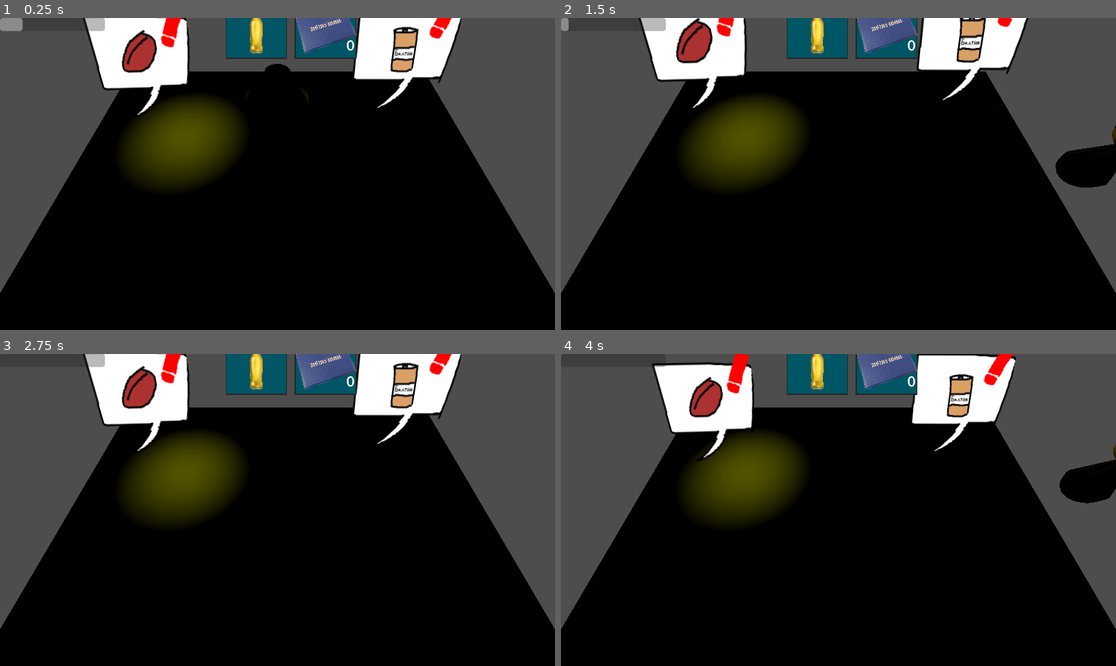
Above: before the commit, frames 1-4 (two rows, left to right).
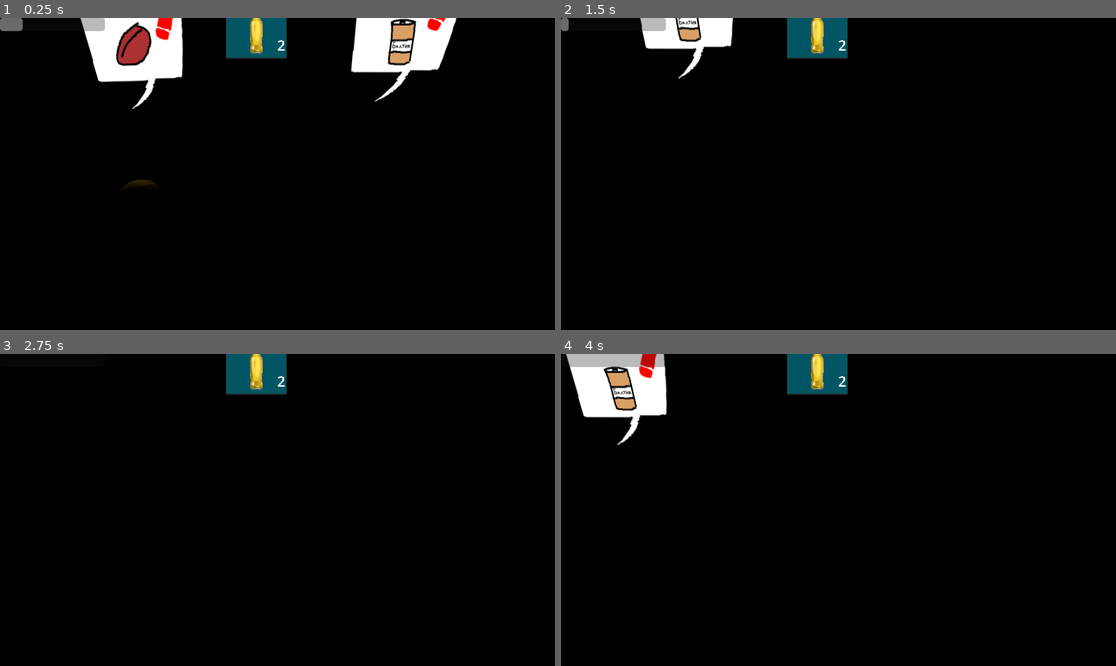
Above: after the commit, the same moments.

Repository: dueip/2024f_gamejam_misis
Game: Godot game, scene res://test_tw.tscn
The game is run twice, just before and just after one commit, with the same random seed, the same clock (stepped at 60 frames per second) and the same inputs. This scene is started directly instead of the project's main scene.
Inputs (mouse positions are in pixels of both pictures, inside the frame that each line leads up to):
- Up to frame 1 (0.25 s): no input
- Up to frame 2 (1.5 s): tap Enter at 0.5 s; move the mouse to (960, 158) at 0.52 s; hold D (character_right) 0.53-1.28 s; tap Space (character_dash) at 0.6 s; click (960, 158) at 0.67 s; move the mouse to (727, 189) at 1.27 s; hold S (character_back) from 1.28 s (still down); tap Shift (character_run) at 1.35 s
- Up to frame 3 (2.75 s): move the mouse to (333, 441) at 2.02 s; release S (character_back) at 2.03 s; hold D (character_right) from 2.03 s (still down); tap Space (character_dash) at 2.1 s
- Up to frame 4 (4 s): move the mouse to (810, 572) at 2.77 s; release D (character_right) at 2.78 s; hold W (character_up) 2.78-3.53 s; tap Shift (character_run) at 2.85 s; click (810, 572) at 2.92 s; move the mouse to (1005, 556) at 3.52 s; hold A (character_left) from 3.53 s (still down); tap Space (character_dash) at 3.6 s

The runs differ from the first frame. In frame 1, 34% of the frame differs, in the area x 0-100%, y 0-88%; in frame 2, 35%; in frame 3, 38%; in frame 4, 37%.

Commit message:
feat: Добавить настраеваемую толпу

Diff:
--- a/character.gd
+++ b/character.gd
@@ -84,6 +84,7 @@
 		$Body.rotate_y(deg_to_rad(180))
 
 func _process(delta):
+
 	if is_in_minigame:
 		return
 
@@ -139,10 +140,3 @@
 
 	current_minigame = null
 	is_in_minigame = false
-
-
-func _on_timer_to_prevent_double_fires_timeout():
-	if can_input:
-		can_input = false
-	else:
-		can_input = true
--- a/character.tscn
+++ b/character.tscn
@@ -25,6 +25,7 @@
 offset_top = -43.0
 offset_right = -44.0
 offset_bottom = -563.0
+inv_size = 1
 
 [node name="CollisionShape3D" type="CollisionShape3D" parent="."]
 shape = SubResource("CapsuleShape3D_2pkr1")
--- /dev/null
+++ b/crowd.gd
@@ -0,0 +1,33 @@
+extends Node3D
+
+@export var number: int = 5
+
+@export var people : Array[PackedScene]
+
+var people_spawned : Array[Node3D]
+var tween: Tween
+func _ready():
+	for i in range(0, number):
+		var person : Node3D = people[randi_range(0, people.size() - 1)].instantiate()
+		self.add_child(person)
+		person.position.x += person.scale.x * 2 * i
+		people_spawned.push_back(person)
+
+
+	for pers in people_spawned:
+		tween = get_tree().create_tween()
+		var position_old = pers.position
+		var position_new = Vector3(position_old.x, position_old.y + 1, position_old.z)
+		tween.tween_property(pers, "position", position_new, 0.2)
+		tween.tween_property(pers, "position", position_old, 0.2)
+		tween.tween_interval(randf_range(1, 5))
+		tween.set_loops()
+	tween.finished.connect(_on_tween_finished)
+
+
+var is_tween_finished = true
+func _process(delta):
+	pass
+
+func _on_tween_finished():
+	is_tween_finished = true
--- /dev/null
+++ b/crowd.tscn
@@ -0,0 +1,11 @@
+[gd_scene load_steps=6 format=3 uid="uid://dd4njxxt7kqir"]
+
+[ext_resource type="Script" path="res://crowd.gd" id="1_051vd"]
+[ext_resource type="PackedScene" uid="uid://cb3jg3vwagmfr" path="res://assets/Chiknees.glb" id="1_yj7m1"]
+[ext_resource type="PackedScene" uid="uid://cpmqbxmtcwwrq" path="res://assets/Gay.glb" id="2_rxacl"]
+[ext_resource type="PackedScene" uid="uid://dx5eeyxdf1u4i" path="res://assets/Gray.glb" id="3_qc8dx"]
+[ext_resource type="PackedScene" uid="uid://g4l5xeukx78n" path="res://assets/Nudist.glb" id="4_mukqy"]
+
+[node name="Crowd" type="Node3D"]
+script = ExtResource("1_051vd")
+people = Array[PackedScene]([ExtResource("1_yj7m1"), ExtResource("2_rxacl"), ExtResource("3_qc8dx"), ExtResource("4_mukqy")])
--- a/inventory/global_inventory.tres
+++ b/inventory/global_inventory.tres
@@ -1,25 +1,20 @@
 [gd_resource type="Resource" script_class="Inv" load_steps=7 format=3 uid="uid://dcwansgtieuqh"]
 
 [ext_resource type="Script" path="res://inventory/inv.gd" id="1_aofla"]
-[ext_resource type="Resource" uid="uid://byy7884fyuuae" path="res://inventory/items/grade_book.tres" id="2_7ijxr"]
-[ext_resource type="Resource" uid="uid://cil8tk8yj7vng" path="res://inventory/items/cider.tres" id="2_jjs0e"]
+[ext_resource type="Resource" path="res://inventory/items/grade_book.tres" id="2_7ijxr"]
+[ext_resource type="Resource" path="res://inventory/items/cider.tres" id="2_jjs0e"]
 [ext_resource type="Script" path="res://inventory/inv_slot.gd" id="2_ypycj"]
 
 [sub_resource type="Resource" id="Resource_s1n2m"]
 script = ExtResource("2_ypycj")
 item = ExtResource("2_jjs0e")
 amount = 2
-clear_if_empty = true
-capacity = 1
 
 [sub_resource type="Resource" id="Resource_ont0s"]
 script = ExtResource("2_ypycj")
 item = ExtResource("2_7ijxr")
 amount = 0
-clear_if_empty = false
-capacity = 3
 
 [resource]
 script = ExtResource("1_aofla")
 slots = Array[ExtResource("2_ypycj")]([SubResource("Resource_s1n2m"), SubResource("Resource_ont0s")])
-money = 400.0
--- a/project.godot
+++ b/project.godot
@@ -47,3 +47,13 @@
 "events": [Object(InputEventKey,"resource_local_to_scene":false,"resource_name":"","device":-1,"window_id":0,"alt_press …(182 unchanged characters)…
 ]
 }
+character_use_item={
+"deadzone": 0.5,
+"events": [Object(InputEventKey,"resource_local_to_scene":false,"resource_name":"","device":-1,"window_id":0,"alt_pressed":false,"shift_pressed":false,"ctrl_pressed":false,"meta_pressed":false,"pressed":false,"keycode":0,"physical_keycode":81,"key_label":0,"unicode":113,"echo":false,"script":null)
+]
+}
+character_drop_item={
+"deadzone": 0.5,
+"events": [Object(InputEventKey,"resource_local_to_scene":false,"resource_name":"","device":-1,"window_id":0,"alt_pressed":false,"shift_pressed":false,"ctrl_pressed":false,"meta_pressed":false,"pressed":false,"keycode":0,"physical_keycode":69,"key_label":0,"unicode":101,"echo":false,"script":null)
+]
+}
--- a/test_room.tscn
+++ b/test_room.tscn
@@ -12,17 +12,17 @@
 [node name="TestRoom" type="Node3D"]
 
 [node name="Floor" type="CSGBox3D" parent="."]
-transform = Transform3D(26.7541, 0, 0, 0, 1, 0, 0, 0, 22.0744, 0, 0, 0)
+transform = Transform3D(403.452, 0, 0, 0, 1, 0, 0, 0, 592.477, 0, 0, 0)
 use_collision = true
 
 [node name="Character" parent="." instance=ExtResource("1_wsvjk")]
-transform = Transform3D(1, 0, 0, 0, 1, 0, 0, 0, 1, 0, 2.60831, 0)
+transform = Transform3D(1, 0, 0, 0, 1, 0, 0, 0, 1, 0, 0.490274, 0)
 stamina_lose = SubResource("Resource_clihd")
+
+[node name="Camera" type="Camera3D" parent="Character"]
+unique_name_in_owner = true
+transform = Transform3D(-1, 2.06109e-07, -6.02407e-08, 5.08847e-08, 0.5, 0.866025, 2.08616e-07, 0.866025, -0.5, 0, 12.9117, -8.324)
 
 [node name="DirectionalLight3D" type="DirectionalLight3D" parent="."]
 transform = Transform3D(1, 0, 0, 0, 0.206409, 0.978466, 0, -0.978466, 0.206409, 3.74477, 13.3325, 18.4079)
 light_energy = 0.58
-
-[node name="Camera" type="Camera3D" parent="."]
-unique_name_in_owner = true
-transform = Transform3D(-1, 1.60586e-07, -7.54979e-08, 1.49101e-08, 0.5, 0.866025, 1.76821e-07, 0.866025, -0.5, 0, 30.52, -6.324)
--- a/test_tw.tscn
+++ b/test_tw.tscn
@@ -1,24 +1,22 @@
-[gd_scene load_steps=6 format=3 uid="uid://626ehrp4x5p8"]
+[gd_scene load_steps=7 format=3 uid="uid://626ehrp4x5p8"]
 
 [ext_resource type="PackedScene" uid="uid://ukij8uagjnc7" path="res://test_room.tscn" id="1_ju52g"]
 [ext_resource type="PackedScene" uid="uid://dr1t3444vuiws" path="res://TW/TW.tscn" id="2_fbpmy"]
 [ext_resource type="PackedScene" uid="uid://bvxofregcai0m" path="res://minigames/coffee_minigame.tscn" id="3_3feon"]
 [ext_resource type="PackedScene" uid="uid://ca2gl01dha7hl" path="res://minigames/beer_minigame.tscn" id="4_g6pux"]
 [ext_resource type="PackedScene" uid="uid://d1e0xkg2a7g7n" path="res://control_buttons.tscn" id="5_de1d0"]
+[ext_resource type="PackedScene" uid="uid://dd4njxxt7kqir" path="res://crowd.tscn" id="6_ghrwc"]
 
 [node name="test_tw" type="Node3D"]
 
 [node name="TestRoom" parent="." instance=ExtResource("1_ju52g")]
 
 [node name="Character" parent="TestRoom" index="1" groups=["Player"]]
+transform = Transform3D(0.798482, 0, 0, 0, 0.798482, 0, 0, 0, 0.798482, 0, 0.836872, 0)
 
 [node name="DirectionalLight3D" parent="TestRoom" index="2"]
 visible = false
 editor_only = true
-
-[node name="Camera" parent="TestRoom" index="3"]
-transform = Transform3D(-1, 1.60587e-07, -7.5498e-08, 1.49101e-08, 0.5, 0.866025, 1.76821e-07, 0.866025, -0.5, 0, 11.8596, -6.324)
-current = true
 
 [node name="coffee_tw" parent="." node_paths=PackedStringArray("minigame") instance=ExtResource("2_fbpmy")]
 transform = Transform3D(-0.999198, 0, -0.0400445, 0, 1, 0, 0.0400445, 0, -0.999198, 6.88699, 5.06528, 3.61969)
@@ -111,4 +109,10 @@
 offset_bottom = 40.0
 button_name = "D"
 
+[node name="Crowd" parent="." instance=ExtResource("6_ghrwc")]
+transform = Transform3D(-0.449215, -0.0852613, -0.720707, -0.0422523, 0.849236, -0.0741307, 0.724502, -0.00333809, -0.451185, 9.58184, 0.229614, -8.91407)
+
+[node name="Crowd2" parent="." instance=ExtResource("6_ghrwc")]
+transform = Transform3D(0.570738, -0.0246569, -0.634139, 0.0165525, 0.853156, -0.018275, 0.634403, -7.77356e-05, 0.570978, 7.39256, -0.291356, -16.4781)
+
 [editable path="TestRoom"]
Binary file added: assets/Chiknees.glb
Not shown, added: assets/Chiknees.glb.import
Binary file added: assets/Gay.glb
Not shown, added: assets/Gay.glb.import
Binary file added: assets/Gray.glb
Not shown, added: assets/Gray.glb.import
Binary file added: assets/Nudist.glb
Not shown, added: assets/Nudist.glb.import
Binary file added: assets/crowed people smol.glb
Not shown, added: assets/crowed people smol.glb.import
